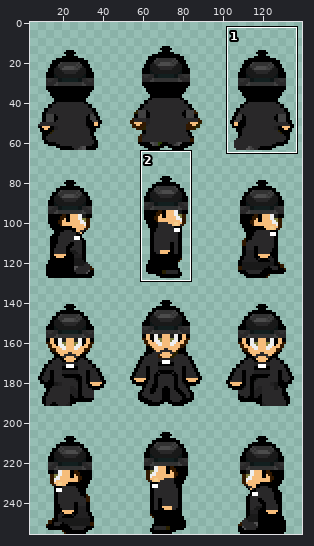
Sprite sheet, stored at data/sprites/npc/npcwikary.png. Above: a wide view before the commit, with the close-up outlined.
Close-up. As it was:
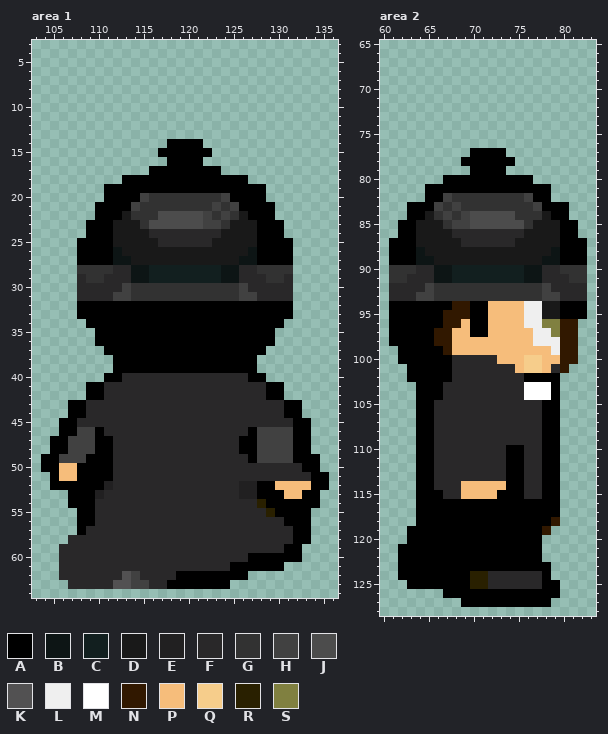
The file is 144x256 pixels. Colours within 5 levels of each other are drawn and written as one. Shown: area 1: x 103..136, y 3..64; area 2: x 60..83, y 65..128. The wide view leaves out empty margins. The commit also changed other parts of the picture, which this record leaves out.
Palette (. is transparent): A #000000  B #0d1515  C #121f1f  D #191919  E #212021  F #292829  G #323232  H #414141  J #4c4c4c  K #525152  L #efefef  M #ffffff  N #311800  P #f6bd7b  Q #f6cd8b  R #292000  S #808040
Pixels before, area 1, first column x 104:
14 ..............AAAA..............
15 .............AAAAAA.............
16 ..............AAAA..............
17 ............AAAAAAAA............
18 .........AAAAAAAAAAAAAA.........
19 .......AAAAAAAAAAAAAAAAAA.......
20 .......AAAAHGGGGGGGGHAAAA.......
21 ......AAAAHGGGGGGGGHGHAAAA......
22 ......AAADGGGJJJJJHGHGDAAA......
23 .....AAADDDGJJJJJJHHGDDDAAA.....
24 .....AAADDDDFFFFFFFFDDDDAAA.....
25 ....AAAADDDDDFFFFFFDDDDDAAAA....
26 ....AAAABDDDDDDDDDDDDDDBAAAA....
27 ....AAAABBDDDDDDDDDDDDBBAAAA....
28 ....GGGGFFBBCCCCCCCCBBFFGGGG....
29 ....FGGFFFBBCCCCCCCCBBFFFGGF....
30 ....FFFFFHGGGGGGGGGGGGHFFFFF....
31 ....FFFFHHGGGGGGGGGGGGHHFFFF....
32 ....AAAAAAAAAAAAAAAAAAAAAAAA....
33 ....AAAAAAAAAAAAAAAAAAAAAAAA....
34 .....AAAAAAAAAAAAAAAAAAAAAA.....
35 ......AAAAAAAAAAAAAAAAAAAA......
36 ......AAAAAAAAAAAAAAAAAAAA......
37 .......AAAAAAAAAAAAAAAAAA.......
38 ........AAAAAAAAAAAAAAAA........
39 ........AAAAAAAAAAAAAAAA........
40 .......AAFFFFFFFFFFFFFFAA.......
41 .....AAFFFFFFFFFFFFFFFFFFAA.....
42 .....AAFFFFFFFFFFFFFFFFFFAA.....
43 ...AAFFFFFFFFFFFFFFFFFFFFFFAA...
44 ...AAFFFFFFFFFFFFFFFFFFFFFFAA...
45 ..AAFFFFFFFFFFFFFFFFFFFFFFFFAA..
46 ..AAHHAFFFFFFFFFFFFFFFFAHHHHAA..
47 .AAHHHAAFFFFFFFFFFFFFFAAHHHHAA..
48 .AAHHHAAFFFFFFFFFFFFFFAAHHHHAA..
49 AAHHHAAAFFFFFFFFFFFFFFFAHHHHAAA.
50 AAPPAAAAFFFFFFFFFFFFFFFFFFFFFAA.
51 .APPAAAAFFFFFFFFFFFFFFFFFFFFFFAA
52 .AAAAAAEFFFFFFFFFFFFFFEEAAPPPPAA
53 ...AAAEFFFFFFFFFFFFFFFEEAAAPPAA.
54 ...AAAFFFFFFFFFFFFFFFFFFRAAAAAA.
55 ....AAFFFFFFFFFFFFFFFFFFFRAAAA..
56 ....AAFFFFFFFFFFFFFFFFFFFFFAAA..
57 ....AFFFFFFFFFFFFFFFFFFFFFFFAA..
58 ...FFFFFFFFFFFFFFFFFFFFFFFFFAA..
59 ..FFFFFFFFFFFFFFFFFFFFFFFFFAA...
60 ..FFFFFFFFFFFFFFFFFFFFFAAAAAA...
61 ..FFFFFFFFFFFFFFFFFFFAAAAAA.....
62 ..FFFFFFFKHFFFFAAAAAAAA.........
63 ...FFFFFKKHHFFAAAAAAA...........
Pixels before, area 2, first column x 61:
 77 .........AAAA.........
 78 ........AAAAAA........
 79 .........AAAA.........
 80 ......AAAAAAAAAA......
 81 ....AAAAAAAAAAAAAA....
 82 ....AAHGGGGGGGGHAA....
 83 ..AAAHGHGGGGGGGGHAAA..
 84 ..AADGHGHJJJJJGGGDAA..
 85 .AADDDGHHJJJJJJGDDDAA.
 86 .AADDDDFFFFFFFFDDDDAA.
 87 AAADDDDDFFFFFFDDDDDAAA
 88 AAABDDDDDDDDDDDDDDBAAA
 89 AAABBDDDDDDDDDDDDBBAAA
 90 GGGFFBBCCCCCCCCBBFFGGG
 91 GGFFFBBCCCCCCCCBBFFFGG
 92 FFFFHGGGGGGGGGGGGHFFFF
 93 FFFHHGGGGGGGGGGGGHHFFF
 94 AAAAAAANNAAPPPPLLDDAAA
 95 AAAAAANNNAAPPPPLLDDAAA
 96 AAAAAANNPAAPPPPLLSSNN.
 97 AAAAANNPPAAPPPPPLLSNN.
 98 AAAAANNPPPPPPPPPLLLNN.
 99 .AAAAANPPPPPPPPPPPLNN.
100 .AAAAAAFFFFFPPPQQPPNN.
101 ..AAAAAFFFFFFFPQQPFN..
102 ..AAAAAFFFFFFFFAAAA...
103 ...AAAFFFFFFFFFMMMA...
104 ...AAAFFFFFFFFFMMMA...
105 ...AAFFFFFFFFFFFFAA...
106 ...AAFFFFFFFFFFFFAA...
107 ...AAFFFFFFFFFFFFAA...
108 ...AAFFFFFFFFFFFFAA...
109 ...AAFFFFFFFFFFFFAA...
110 ...AAFFFFFFFFAAFFAA...
111 ...AAFFFFFFFFAAFFAA...
112 ...AAFFFFFFFFAAFFAA...
113 ...AAFFFFFFFFAAFFAA...
114 ...AAFFFPPPPPAAFFAA...
115 ...AAAFFPPPPAAAFFAA...
116 ...AAAAAAAAAAAAAAAA...
117 ...AAAAAAAAAAAAAAAA...
118 ...AAAAAAAAAAAAAAAN...
119 ..AAAAAAAAAAAAAAAN....
120 ..AAAAAAAAAAAAAAA.....
121 .AAAAAAAAAAAAAAAA.....
122 .AAAAAAAAAAAAAAAA.....
123 .AAAAAAAAAAAAAAAAA....
124 .AAAAAAAARRFFFFFFA....
125 ..AAAAAAARRFFFFFFAA...
126 ......AAAAAAAAAAAAA...
127 ........AAAAAAAAAA....
After:
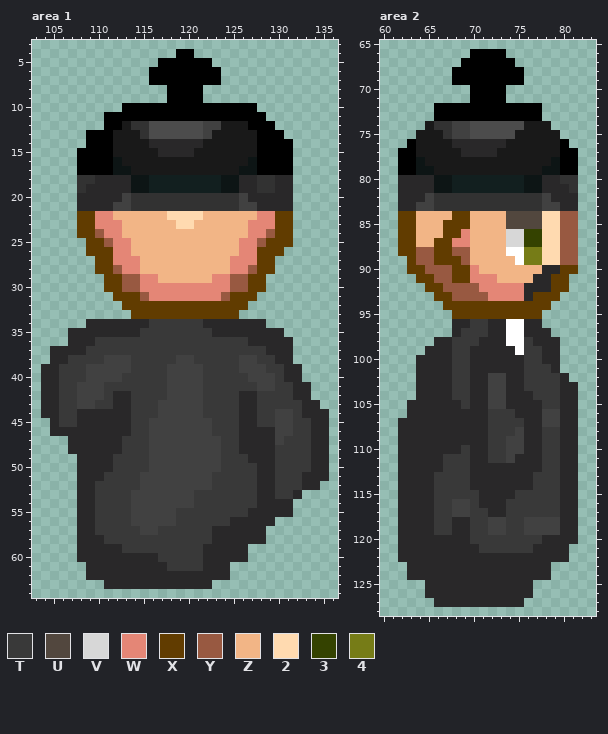
Colours new in this view: T #393939  U #52473e  V #d7d7d7  W #e48676  X #613c00  Y #985941  Z #f2b586  2 #ffdab0  3 #344200  4 #767c17
Difference:
Changed rows in their new state; - is an unchanged pixel.
Area 1:
first column x 104:
 4 ---------------AA---------------
 5 -------------AAAAAA-------------
 6 ------------AAAAAAAA------------
 7 ------------AAAAAAAA------------
 8 --------------AAAA--------------
 9 --------------AAAA--------------
10 ---------AAAAAAAAAAAAAAA--------
11 -------AAAAAAAAAAAAAAAAAA-------
12 -------AADGGJJJJJJHHDDDAAA------
13 -----AAADDDGJJJJJJHDDDDDAAA-----
14 -----AAADDDDFFFFFFDDDDDDAAAA----
15 ----AAAADDDDDFFFFDDDDDDDAAAA----
16 ----AAAABDDDDDDDDDDDDDDBAAAA----
17 ----AAAABBDDDDDDDDDDDDBBAAAA----
18 ----GGFFFFBBCCCCCCCCBBFFGGFF----
19 ----GFFFFFBBCCCCCCCCBBFFGGFF----
20 ----FFFFFHGG--------GGHFFFFF----
21 ----FFFFHHG--------G-GHHFFFF----
22 ----XXWWZZZZZZ2222ZZZZZZWWXX----
23 ----XXWWWZZZZZZ22ZZZZZZWWWXX----
24 ----XXYWWZZZZZZZZZZZZZZWWYXX----
25 ----.XXYWWZZZZZZZZZZZZWWYXXX----
26 ----.XXXWWZZZZZZZZZZZZWWXXX.----
27 ----..XXWWWZZZZZZZZZZWWWXX..----
28 ----..XXYWWZZZZZZZZZZWWYXX..----
29 ----...XXYYWWZZZZZZWWYYXX...----
30 ----...XXYYWWWWWWWWWWYYXX...----
31 ----....XXXYWWWWWWWWYXXX....----
32 ----.....XXXXXXXXXXXXXX.....----
33 ----......XXXXXXXXXXXX......----
34 -----FFFFFFFTTTTTTFFFFFFF..-----
35 ---FFFFFFFFTTTTTTTTFFFFFFFF-----
36 ---FFFTTTTTTTTTTTTTTTTTFFFFF----
37 -FFFFTTTTTTTTTTTTTTTTTTTTFFF----
38 -FFTTTTHHHTTTTTHHTTTTTHHTTFF----
39 FFTTTHHHHHTTTTHHHHTTTTHHHTTFF---
40 FFTTTHHHHTTTTTHHHHTTTTTHHHTFF---
41 FFTTHHHTTTTTTTHHHHTTTTTTHHTTFF--
42 FFTTHHHT--TTTTHHHHTTTT--TTTTFF--
43 FFTTHHTT--TTTHHHHHTTTT--TTTTTFF-
44 FFTTF-----TTTHHHHHTTTT--TTHHTFFF
45 -FTT------TTHHHHHHHTTT--TTHHTTFF
46 -FFFFFF---TTHHHHHHHTTT-FFF--TTFF
47 -..FFFFF-TTTHHHHHHHHTTFFFF-TTTFF
48 -..FFFFF-TTTHHHHHHHHTTFFFFTTTTFF
49 ....FFFFTTTTHHHHHHHHTTTFFFTTTTFF
50 ....FFFFTTTTHHHHHHHHTTTT--TTTTFF
51 -...FFFTTTTHHHHHHHHTTTTT--TTT-FF
52 -...FFTTTTTHHHHHHHHTTTTTFFTTTFF.
53 ---.FFTTTTHHHHHHHTTTTTTTFFTTF..-
54 ---.FFTTTTHHHHHHHTTTTTTTFFFF...-
55 ----FFTTTTHHHHHTTTTTTTT--FFF..--
56 ----FFTTTTHHHHHTTTTTT-----....--
57 ----F-TTTTTHHTTTTTT------.....--
58 ---.---TTTTTTTTTTTT------.....--
59 --..-----TTTTTTTTT-----......---
60 --..---------TTTTT-----......---
61 --...---------TTTT---......-----
62 --...----FF----FFFFFF..---------
63 ---....-FFFF--FFFFF..-----------
Area 2:
first column x 61:
 66 ---------AAAA---------
 67 --------AAAAAA--------
 68 -------AAAAAAAA-------
 69 -------AAAAAAAA-------
 70 ---------AAAA---------
 71 ---------AAAA---------
 72 -----AAAAAAAAAAAA-----
 73 -----AAAAAAAAAAAA-----
 74 ----DGGHHJJJJJJDDD----
 75 ---DDDGHHJJJJJDDDDD---
 76 --ADDDDFFFFFFDDDDDDA--
 77 -AADDDDDFFFFDDDDDDDAA-
 78 -AABDDDDDDDDDDDDDDBAA-
 79 -AABBDDDDDDDDDDDDBBAA-
 80 -FFFFBBCCCCCCCCBBFFGG-
 81 -FFFFBBCCCCCCCCBBFFFG-
 82 -FFFHGG--------GGHFFF-
 83 -FFHHG-G--------GHHFF-
 84 -XXZZZZXXZZZZUUUU22YY-
 85 -XXZZZXXXZZZZUUUU22YY-
 86 -XXZZZXXWZZZZVV3322YY-
 87 .XXZZXXWWZZZZVV3322YY.
 88 .XXYYXXYYZZZZMM4422YY.
 89 ..XYYXXXYZZZZZM4422YY.
 90 ..XXYYYXXWZZZZZZZ--XX.
 91 ...XXYYXXWWWZZZZF-XX..
 92 ....XXYYYYWWWWWFFFXX..
 93 .....XXYYYYWWWWFXXX...
 94 ......XXXXXXXXXXXX....
 95 .......XXXXXXXXXX.....
 96 .......FFTTFFMMFF....-
 97 .......FTTTFFMMFFF...-
 98 .....FFTTTFFFMMTFFF..-
 99 -...FFFTTFFFFFMTTFF..-
100 -..FFFFTT---FFFTTFF..-
101 --.FFFFTT-----FTTT-.--
102 --.FFFFTT--HH--TTTTF--
103 ---FFF-TT--HH--TTTTFF-
104 ---FFF-TT--HH--FTTTFF-
105 --FFF---T--HH----TTFF-
106 --FFF------TTT---HHFF-
107 -FFFF------TTTT--HHFF-
108 -FFFF------TTTH--TTFF-
109 -FFFF------TTHH--TTFF-
110 -FFFF---T--TTHH--TTFF-
111 -FFFF-TTT--TTHF--TTFF-
112 -FFFF-TTT----FF--TTFF-
113 -FFFFTTTT----FF-TTTFF-
114 -FFFFTTTTFFFFFF-TTTFF-
115 -FFFFTTTTTFFFFTTTTTFF-
116 -FFFFTTHHTFFFTTTTTTFF-
117 -FFFFTTHHTTFFTTTTTTFF-
118 -FFFFTTFFTTHHTTHHHHFF-
119 -FFFFTTFFTTHHTTHHHHFF-
120 -FFFFFFFFTTTTTTTTFFFF-
121 -FFFFFFFFFTTTTTTFFFF--
122 -FFFFFFFFFFFFFFFFFFF--
123 -.FFFFFFFFFFFFFFFF----
124 -.FFFFFFFFF------F----
125 --..FFFFFFF-----...---
126 ----FFFFFFFFFFFF...---
127 -----FFFFFFFFFF...----
Pixel boxes of the changes (left, top, right, bottom) in both close-ups:
changed: (41, 49, 329, 589)
changed: (389, 49, 587, 607)
